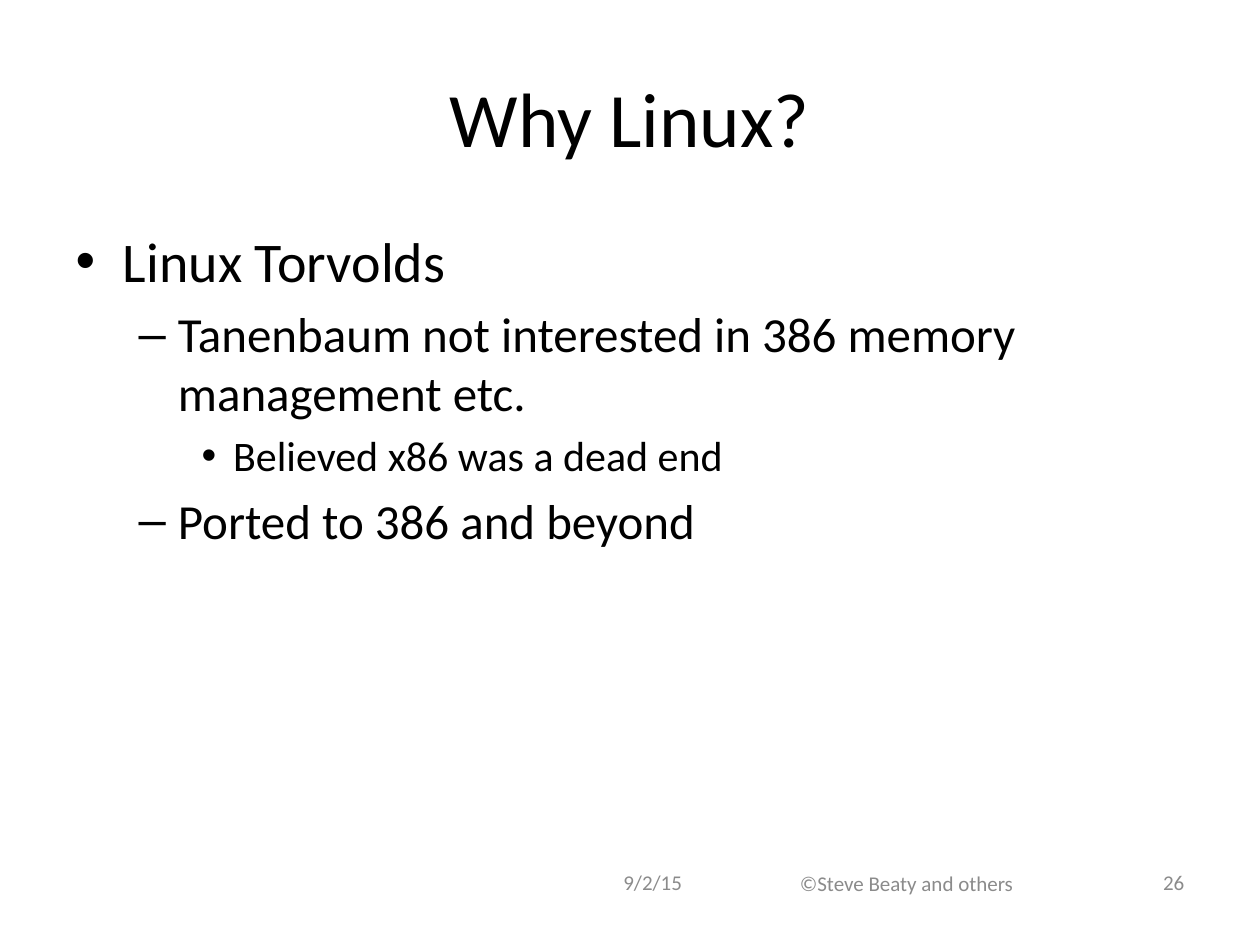
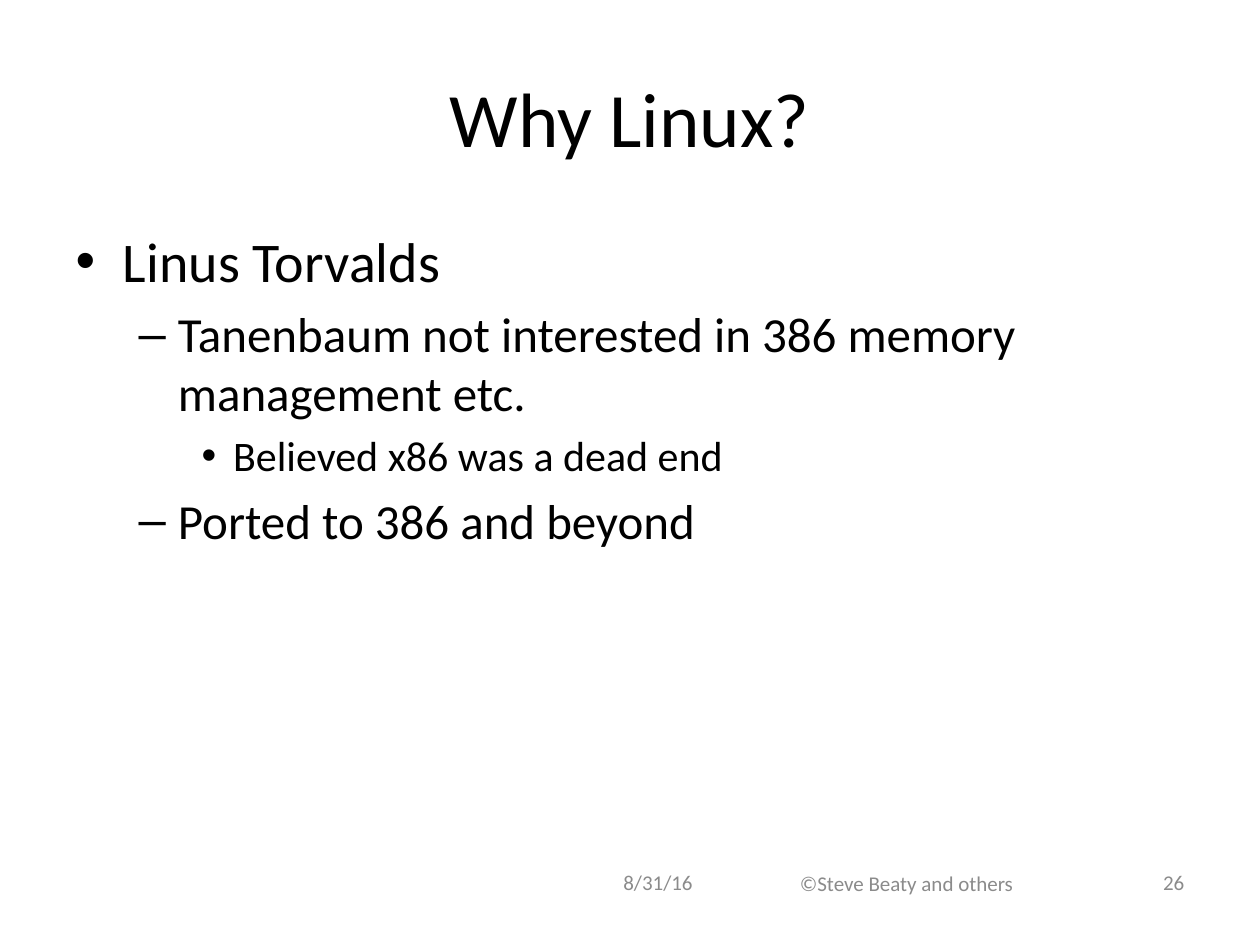
Before and after one commit to ivogeorg/cs1030, a slide deck: slide 26 of slides-steve/Chapter 05.pptx. Drawn at 1260x945 pixels with LibreOffice and Linux fonts; fonts in the diff are those of the drawing; background and template pictures are left out. Boxes give left, top, right and bottom in pixels: in the first picture for what was removed or moved away, otherwise in the second. Text is boxed around its words. In the diff, an @@ line names an element or a change of style, - is before the commit and + after.

```diff
--- a/slides-steve/Chapter 05.pptx
+++ b/slides-steve/Chapter 05.pptx
@@ text at (123,243,440,283): text changed @@
-• Linux Torvolds
+• Linus Torvalds
@@ text at (623,875,692,891): text changed @@
-9/2/15
+8/31/16
```
Also in this commit, not shown: 33 other slides changed, 5 other files.
